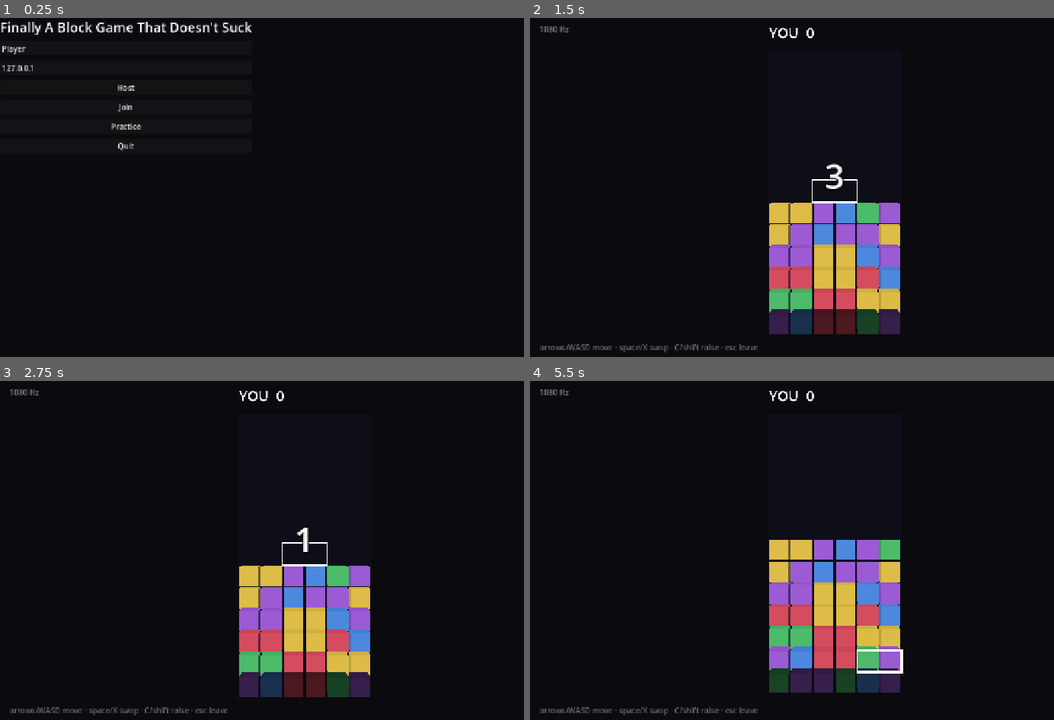
Above: before the commit, frames 1-4 (two rows, left to right).
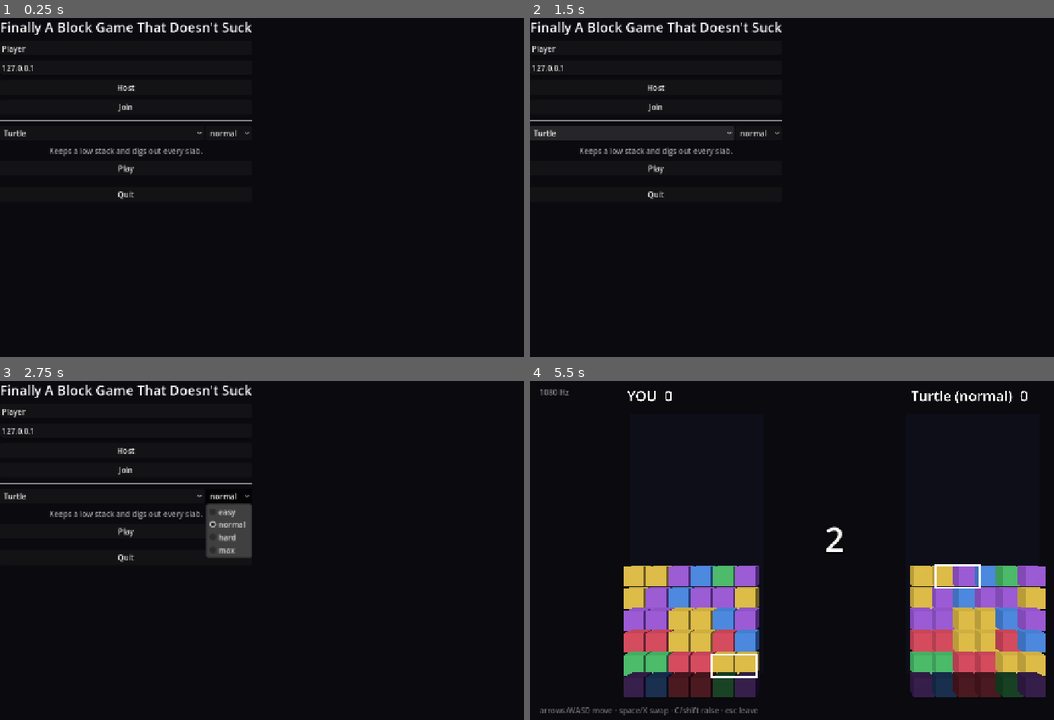
Above: after the commit, the same moments.

Repository: n17r4m/finallyablockgamethatdoesntsuck
Game: Godot game, scene res://scenes/boot.tscn
Two runs of this game, one before a commit and one after it. Both use one fixed random seed, a clock stepped at 60 frames per second and the inputs below.
Inputs (mouse positions are in pixels of both pictures, inside the frame that each line leads up to):
- Up to frame 1 (0.25 s): no input
- Up to frame 2 (1.5 s): click (655, 126) at 0.5 s, where only the run before the commit has a clickable "Practice"; click (629, 133) at 1.25 s, where only the run after the commit has a clickable "Turtle"
- Up to frame 3 (2.75 s): click (230, 496) at 2 s, where only the run after the commit has a clickable "normal"
- Up to frame 4 (5.5 s): click (760, 496) at 2.75 s, where only the run after the commit has a clickable "normal"; click (655, 530) at 3.5 s, where only the run after the commit has a clickable "Play"; move the mouse to (970, 533) at 4.27 s; hold Right (right) 4.28-5.03 s; tap C (raise) at 4.35, 5.3 s; click (970, 533) at 4.42 s; tap Space (swap) at 4.55, 5.1 s; move the mouse to (713, 567) at 5.02 s; hold Down (down) from 5.03 s (still down)

The runs differ from the first frame. In frame 1, 0.8% of the frame differs, in the area x 0-49%, y 30-54%; in frame 2, 13%; in frame 3, 13%; in frame 4, 31%, in the area x 17-99%, y 2-94%.

Commit message:
Add CPU opponents: plan search, personalities, levels
CpuPlayer runs an anytime stochastic search each frame: rollouts and
mutations of current_plan, up to an adjustable depth, scored on a fast
settled-board model with instant cascade resolution and a weighted
board-shape heuristic. Executes plans through ordinary inputs and waits
for falling blocks before touching cells under them.

Five personalities (style weights + quirks) at four levels, picked on the
title screen; --cpu=NAME[:LEVEL] and a looping --demo attract mode. Adds a
CPU sanity test and a round-robin league tool for tuning.

Co-Authored-By: Claude Opus 5.5 <noreply@anthropic.com>

Diff:
--- /dev/null
+++ b/ai/cpu_player.gd
@@ -0,0 +1,389 @@
+class_name CpuPlayer
+extends RefCounted
+## CPU opponent: anytime stochastic search over swap plans, on a fast model.
+##
+## Every frame it
+##   1. projects the real board to how it will look once clears and falls settle
+##      (a W x H byte grid; garbage is a fixed obstacle),
+##   2. samples random swap sequences up to `depth` long — rollouts that pick
+##      each step from the evolving model (every prefix is a candidate), and
+##      mutations of current_plan — scoring each with instant cascade
+##      resolution plus a board-shape heuristic,
+##   3. keeps the best as current_plan if it beats the plan being executed
+##      (re-scored on the fresh projection), and
+##   4. walks the cursor to the plan's next swap and presses it.
+## It only reads the board and returns an input mask, like a player would.
+##
+## Opponents = a personality (style weights + quirks) played at a level
+## (skill: how well it searches and how fast its hands are). Noise doubles as eagerness: a
+## noiseless searcher rarely finds a plan clearly better than waiting.
+
+const W := SimConst.W
+const H := SimConst.H
+const TOP := SimConst.BUF
+const GARBAGE := 7 # model: garbage, an obstacle that matches next to it hit
+const BLOCK := 8 # model: solid and unknown (converting garbage)
+
+const SKILLS := {
+	"easy": {"depth": 1, "samples": 2, "step_frames": 9, "noise": 40.0, "raise": false},
+	"normal": {"depth": 2, "samples": 4, "step_frames": 5, "noise": 14.0, "raise": true},
+	"hard": {"depth": 2, "samples": 10, "step_frames": 2, "noise": 10.0, "raise": true},
+	"max": {"depth": 3, "samples": 16, "step_frames": 1, "noise": 8.0, "raise": true},
+}
+
+## Score-function weights. clear/chain/combo/garbage reward outcomes; the rest shape the board.
+const STYLES := {
+	"balanced": {"clear": 10.0, "chain": 150.0, "combo": 40.0, "garbage": 15.0,
+			"pairs": 2.0, "bump": 3.0, "height": 0.5, "danger": 40.0, "travel": 1.5},
+	"chainer": {"clear": 6.0, "chain": 320.0, "combo": 20.0, "garbage": 10.0,
+			"pairs": 4.0, "bump": 2.0, "height": 0.3, "danger": 40.0, "travel": 1.0},
+	"comboer": {"clear": 10.0, "chain": 90.0, "combo": 140.0, "garbage": 15.0,
+			"pairs": 3.0, "bump": 3.0, "height": 0.5, "danger": 40.0, "travel": 1.5},
+	"turtle": {"clear": 14.0, "chain": 100.0, "combo": 30.0, "garbage": 45.0,
+			"pairs": 1.0, "bump": 5.0, "height": 2.0, "danger": 90.0, "travel": 1.0},
+}
+
+## The roster: name -> {style, blurb, quirks (skill overrides at every level)}.
+const OPPONENTS := {
+	"Turtle": {"style": "turtle", "blurb": "Keeps a low stack and digs out every slab.", "quirks": {}},
+	"Brawler": {"style": "comboer", "blurb": "Lives for the big combo.", "quirks": {}},
+	"Architect": {"style": "chainer", "blurb": "Builds towers that fall into chains.", "quirks": {"depth": 3}},
+	"Blitz": {"style": "balanced", "blurb": "Fast hands, shallow thoughts.", "quirks": {"depth": 1, "step_frames": 1}},
+	"Overmind": {"style": "balanced", "blurb": "No quirks. Just good.", "quirks": {}},
+}
+const LEVELS := ["easy", "normal", "hard", "max"]
+
+var depth: int # longest plan considered
+var samples: int # plans sampled per frame
+var step_frames: int # frames per cursor step / swap press
+var noise: float # score jitter: higher = sloppier choices
+var use_raise: bool
+var w := {} # style weights
+
+var current_plan: Array[Vector2i] = [] # swaps (left cell x, visible row y from top), next first
+var current_value := -INF
+
+var _rng := RandomNumberGenerator.new()
+var _frame := 0
+var _released := true
+var _last_rise := 0
+var _cursor := Vector2i.ZERO
+
+
+func _init(skill: String, style: String, rng_seed: int) -> void:
+	var p: Dictionary = SKILLS[skill]
+	depth = p.depth
+	samples = p.samples
+	step_frames = p.step_frames
+	noise = p.noise
+	use_raise = p.raise
+	w = STYLES[style].duplicate()
+	_rng.seed = rng_seed
+
+
+static func opponent(name: String, level: String, rng_seed: int) -> CpuPlayer:
+	var o: Dictionary = OPPONENTS[name]
+	var cpu := CpuPlayer.new(level, o.style, rng_seed)
+	for k: String in o.quirks:
+		cpu.set(k, o.quirks[k])
+	return cpu
+
+
+## Call once per frame with the board this CPU controls; returns its input mask.
+func next_input(b: SimBoard) -> int:
+	_frame += 1
+	if b.rise < _last_rise:
+		current_plan.clear() # the stack pushed up a row; plan coordinates are stale
+	_last_rise = b.rise
+	_cursor = Vector2i(b.cursor_x, b.cursor_y - TOP)
+	var g := project(b)
+	_think(g)
+	return _act(b, g)
+
+
+# --- search -------------------------------------------------------------------
+
+func _think(g: PackedByteArray) -> void:
+	var moves := _valid_swaps(g)
+	var idle := evaluate(g, [])
+	current_value = evaluate(g, current_plan) if not current_plan.is_empty() else -INF
+	var best := current_plan
+	var best_v := maxf(current_value, idle)
+	if best_v == idle and current_value < idle:
+		best = []
+	if moves.is_empty():
+		current_plan = best
+		return
+	for k in samples:
+		var plan: Array[Vector2i]
+		var v: float
+		if not current_plan.is_empty() and _rng.randf() < 0.35:
+			plan = _mutate(current_plan, moves)
+			v = evaluate(g, plan)
+		else:
+			plan = []
+			v = _rollout(g, plan)
+		v += _rng.randf_range(-noise, noise)
+		if v > best_v:
+			best_v = v
+			best = plan
+	if best != current_plan:
+		current_plan = best
+		current_value = best_v
+
+
+## Random walk of up to `depth` swaps, each drawn from the model as it evolves.
+## Fills `plan` with the best-scoring prefix and returns its value.
+func _rollout(g: PackedByteArray, plan: Array[Vector2i]) -> float:
+	var m := g.duplicate()
+	var total := 0.0
+	var travel := 0
+	var pos := _cursor
+	var discount := 1.0
+	var walk: Array[Vector2i] = []
+	var best_v := -INF
+	var best_len := 0
+	for k in depth:
+		var moves := _valid_swaps(m)
+		if moves.is_empty():
+			break
+		var s := moves[_rng.randi() % moves.size()]
+		_swap(m, s.x, s.y)
+		walk.append(s)
+		travel += absi(s.x - pos.x) + absi(s.y - pos.y)
+		pos = s
+		total += _reward(_resolve(m)) * discount
+		discount *= 0.85
+		var v: float = total + _shape(m) - travel * w.travel - walk.size() * 2.0
+		if v > best_v:
+			best_v = v
+			best_len = walk.size()
+	plan.assign(walk.slice(0, best_len))
+	return best_v
+
+
+func _mutate(plan: Array[Vector2i], moves: Array[Vector2i]) -> Array[Vector2i]:
+	var p := plan.duplicate()
+	var r := _rng.randi() % 3
+	if r == 0 or p.size() >= depth:
+		p[_rng.randi() % p.size()] = moves[_rng.randi() % moves.size()]
+	elif r == 1:
+		p.append(moves[_rng.randi() % moves.size()])
+	elif p.size() > 1:
+		p.remove_at(p.size() - 1)
+	return p
+
+
+## Score of executing `plan` on model grid g: discounted cascade rewards,
+## final board shape, minus cursor travel.
+func evaluate(g: PackedByteArray, plan: Array[Vector2i]) -> float:
+	var m := g.duplicate()
+	var total := 0.0
+	var travel := 0
+	var pos := _cursor
+	var discount := 1.0
+	for s in plan:
+		if not _swap(m, s.x, s.y):
+			return -INF
+		travel += absi(s.x - pos.x) + absi(s.y - pos.y)
+		pos = s
+		total += _reward(_resolve(m)) * discount
+		discount *= 0.85
+	return total + _shape(m) - travel * w.travel - plan.size() * 2.0
+
+
+## Vector4i(chain links, panels cleared, biggest combo, garbage cells hit)
+func _reward(r: Vector4i) -> float:
+	var v: float = r.y * w.clear + r.w * w.garbage
+	if r.x >= 2:
+		v += w.chain * (r.x - 1) * (r.x - 1)
+	if r.z >= 4:
+		v += w.combo * (r.z - 3)
+	return v
+
+
+func _shape(m: PackedByteArray) -> float:
+	var heights := PackedInt32Array()
+	heights.resize(W)
+	var pairs := 0
+	for x in W:
+		for y in H:
+			if m[y * W + x] != 0:
+				heights[x] = H - y
+				break
+	for y in H:
+		for x in W:
+			var c := m[y * W + x]
+			if c == 0 or c > SimConst.COLORS:
+				continue
+			if x < W - 1 and m[y * W + x + 1] == c:
+				pairs += 1
+			if y < H - 1 and m[(y + 1) * W + x] == c:
+				pairs += 1
+	var bump := 0
+	var total := 0
+	var top := 0
+	for x in W:
+		total += heights[x]
+		top = maxi(top, heights[x])
+		if x > 0:
+			bump += absi(heights[x] - heights[x - 1])
+	var danger := maxi(top - 7, 0)
+	return pairs * w.pairs - bump * w.bump - total * w.height - danger * danger * w.danger
+
+
+# --- model --------------------------------------------------------------------
+
+## The real board as it will be once current clears and falls play out.
+func project(b: SimBoard) -> PackedByteArray:
+	var g := PackedByteArray()
+	g.resize(W * H)
+	for i in W * H:
+		var r := TOP * W + i
+		var c := b.color[r]
+		if c == 0:
+			continue
+		if b.gid[r] != 0:
+			g[i] = BLOCK if b.st[r] == SimBoard.MATCHED else GARBAGE
+		elif b.st[r] != SimBoard.MATCHED:
+			g[i] = c
+	_gravity(g)
+	_resolve(g) # a chain already in flight isn't the plan's doing
+	return g
+
+
+func _valid_swaps(g: PackedByteArray) -> Array[Vector2i]:
+	var out: Array[Vector2i] = []
+	for y in H:
+		for x in W - 1:
+			var a := g[y * W + x]
+			var c := g[y * W + x + 1]
+			if a != c and a <= SimConst.COLORS and c <= SimConst.COLORS:
+				out.append(Vector2i(x, y))
+	return out
+
+
+func _swap(m: PackedByteArray, x: int, y: int) -> bool:
+	var i := y * W + x
+	var a := m[i]
+	var c := m[i + 1]
+	if a == c or a > SimConst.COLORS or c > SimConst.COLORS:
+		return false
+	m[i] = c
+	m[i + 1] = a
+	_gravity(m)
+	return true
+
+
+## Panels fall; garbage and blocks stay put and hold up what's above them.
+func _gravity(m: PackedByteArray) -> void:
+	for x in W:
+		var write := H - 1
+		for y in range(H - 1, -1, -1):
+			var c := m[y * W + x]
+			if c == 0:
+				continue
+			if c > SimConst.COLORS:
+				write = y - 1
+			else:
+				if write != y:
+					m[write * W + x] = c
+					m[y * W + x] = 0
+				write -= 1
+
+
+## Clears matches and cascades until stable.
+func _resolve(m: PackedByteArray) -> Vector4i:
+	var links := 0
+	var cleared := 0
+	var combo := 0
+	var hits := 0
+	var mark := PackedByteArray()
+	mark.resize(W * H)
+	while true:
+		mark.fill(0)
+		var n := 0
+		for y in H:
+			for x in W:
+				var c := m[y * W + x]
+				if c == 0 or c > SimConst.COLORS:
+					continue
+				if x <= W - 3 and m[y * W + x + 1] == c and m[y * W + x + 2] == c:
+					mark[y * W + x] = 1
+					mark[y * W + x + 1] = 1
+					mark[y * W + x + 2] = 1
+				if y <= H - 3 and m[(y + 1) * W + x] == c and m[(y + 2) * W + x] == c:
+					mark[y * W + x] = 1
+					mark[(y + 1) * W + x] = 1
+					mark[(y + 2) * W + x] = 1
+		for i in W * H:
+			if mark[i]:
+				n += 1
+				var x := i % W
+				for j: int in [i - W, i + W, i - 1 if x > 0 else -1, i + 1 if x < W - 1 else -1]:
+					if j >= 0 and j < W * H and m[j] == GARBAGE:
+						hits += 1
+				m[i] = 0
+		if n == 0:
+			break
+		links += 1
+		cleared += n
+		combo = maxi(combo, n)
+		_gravity(m)
+	return Vector4i(links, cleared, combo, hits)
+
+
+# --- execution ----------------------------------------------------------------
+
+func _act(b: SimBoard, g: PackedByteArray) -> int:
+	var held := 0
+	if use_raise and not b.has_matched and b.chain_n == 1 and b.gar_q.is_empty() and _stack_height(g) < 4:
+		held = SimConst.RAISE
+	# Alternate press / release so every step is a fresh edge.
+	if not _released or _frame % step_frames != 0:
+		_released = true
+		return held
+	if current_plan.is_empty():
+		return held
+	var t := current_plan[0]
+	var dir := 0
+	if t.y < _cursor.y:
+		dir = SimConst.UP
+	elif t.y > _cursor.y:
+		dir = SimConst.DOWN
+	elif t.x < _cursor.x:
+		dir = SimConst.LEFT
+	elif t.x > _cursor.x:
+		dir = SimConst.RIGHT
+	if dir != 0:
+		_released = false
+		return dir | held
+	var i := b.cursor_y * W + b.cursor_x
+	if not (_swappable(b, i) and _swappable(b, i + 1) and _calm_above(b, i) and _calm_above(b, i + 1)):
+		return held # cells busy, or something is still coming down onto them; wait
+	current_plan.remove_at(0)
+	_released = false
+	return SimConst.SWAP | held
+
+
+func _swappable(b: SimBoard, i: int) -> bool:
+	return b.color[i] == 0 or (b.gid[i] == 0 and (b.st[i] == SimBoard.NORMAL or b.st[i] == SimBoard.LAND))
+
+
+## Nothing above cell i in its column is hovering or falling, so the model's
+## assumption that it has landed holds.
+func _calm_above(b: SimBoard, i: int) -> bool:
+	var j := i - W
+	while j >= 0:
+		if b.st[j] == SimBoard.HOVER or b.st[j] == SimBoard.FALL:
+			return false
+		j -= W
+	return true
+
+
+func _stack_height(g: PackedByteArray) -> int:
+	for y in H:
+		for x in W:
+			if g[y * W + x] != 0:
+				return H - y
+	return 0
--- a/autoload/net.gd
+++ b/autoload/net.gd
@@ -14,6 +14,9 @@
 var rtt_ms := 0.0
 var match_seed := 0
 var local_idx := 0
+var cpu_name := "" # offline opponent; "" = endless solo
+var cpu_level := "normal"
+var demo := false # CPU plays your board too (attract mode / footage)
 
 var _ping_t := 0.0
 var _self_ready := false # rematch handshake (host side)
@@ -81,8 +84,11 @@
 	_peer_ready = false
 
 
-func start_practice() -> void:
-	leave()
+## Offline match: vs a CPU personality at a level, or endless solo when name is "".
+func start_practice(name := cpu_name, level := cpu_level) -> void:
+	leave()
+	cpu_name = name
+	cpu_level = level
 	match_seed = randi()
 	local_idx = 0
 	match_started.emit()
--- a/scenes/match.gd
+++ b/scenes/match.gd
@@ -10,12 +10,19 @@
 var _acc := 0 # tick-units * 1e6, so no float drift
 var _last_usec := 0
 var _views: Array[Node] = [] # BoardRenderer3D or BoardRenderer2D, indexed by board
+var _cpu: CpuPlayer # offline opponent on board 1
+var _pilot: CpuPlayer # demo mode: a CPU on your board too
 
 
 func _ready() -> void:
 	_offline = Net.remote_id == 0
 	var delay: int = Config.get_value("net", "input_delay_frames") * SimConst.TICKS_PER_FRAME
-	session = RollbackSession.new(Net.match_seed, Net.local_idx, delay, _offline)
+	var solo := _offline and Net.cpu_name == ""
+	session = RollbackSession.new(Net.match_seed, Net.local_idx, delay, _offline, solo)
+	if _offline and not solo:
+		_cpu = CpuPlayer.opponent(Net.cpu_name, Net.cpu_level, Net.match_seed)
+		if Net.demo:
+			_pilot = CpuPlayer.opponent("Overmind", Net.cpu_level, Net.match_seed + 1)
 	session.desynced.connect(_on_desynced)
 	print("match start seed=%d idx=%d %s" % [Net.match_seed, Net.local_idx, "offline" if _offline else "online"])
 	if not _offline:
@@ -51,9 +58,9 @@
 	world.add_child(we)
 	for p in 2:
 		var v := BoardRenderer3D.new()
-		v.position = Vector3(0.0 if _offline else -6.5 + 13.0 * p, 0, 0)
+		v.position = Vector3(0.0 if _solo() else -6.5 + 13.0 * p, 0, 0)
 		v.label = _label(p)
-		v.visible = not (_offline and p == 1)
+		v.visible = not (_solo() and p == 1)
 		world.add_child(v)
 		_views.append(v)
 
@@ -61,15 +68,21 @@
 func _build_2d() -> void:
 	for p in 2:
 		var v := BoardRenderer2D.new()
-		v.position = Vector2(520.0 if _offline else 280.0 + p * 480.0, 120)
+		v.position = Vector2(520.0 if _solo() else 280.0 + p * 480.0, 120)
 		v.label = _label(p)
-		v.visible = not (_offline and p == 1)
+		v.visible = not (_solo() and p == 1)
 		add_child(v)
 		_views.append(v)
 
 
+func _solo() -> bool:
+	return session.state.solo
+
+
 func _label(p: int) -> String:
-	return "YOU" if p == Net.local_idx else "THEM"
+	if p == Net.local_idx:
+		return "Overmind (%s)" % Net.cpu_level if _pilot else "YOU"
+	return "%s (%s)" % [Net.cpu_name, Net.cpu_level] if _cpu else "THEM"
 
 
 func _exit_tree() -> void:
@@ -92,8 +105,14 @@
 	# Ticks lost to a stall are dropped, not banked: the side that's ahead slows down.
 	_acc = mini(_acc - due * 1_000_000, 1_000_000)
 	if _ended == "":
-		session.set_local_input(Controls.sample())
+		var me := session.local_idx
+		session.set_local_input(_pilot.next_input(session.state.boards[me]) if _pilot else Controls.sample())
+		if _cpu:
+			session.set_remote_input(_cpu.next_input(session.state.boards[1 - me]))
 		session.advance(due)
+	if _pilot and session.state.winner != -1 and session.state.tick % (SimConst.TICK_HZ * 4) < SimConst.TICKS_PER_FRAME:
+		_rematch_sent = true
+		Net.request_rematch() # demo loops
 	if session.state.winner != -1 and not _rematch_sent and Input.is_action_just_pressed("swap"):
 		_rematch_sent = true
 		Net.request_rematch()
@@ -120,13 +139,15 @@
 	elif s.tick < SimConst.COUNTDOWN_TICKS + SimConst.TICK_HZ / 2:
 		big = "GO!"
 	if s.winner != -1:
-		if _offline:
+		if _solo():
 			big = "GAME OVER"
 			small = "score %d" % s.boards[0].score
 		else:
 			big = "DRAW" if s.winner == 2 else ("YOU WIN" if s.winner == session.local_idx else "YOU LOSE")
 		small += ("   waiting for opponent…" if _rematch_sent and not _offline
 				else "   swap for %s · esc for title" % ("retry" if _offline else "rematch"))
+		if _pilot:
+			small = "   demo — esc for title"
 	if _ended != "":
 		big = ""
 		small = _ended
--- a/scenes/title.gd
+++ b/scenes/title.gd
@@ -4,6 +4,9 @@
 var _status: Label
 var _name: LineEdit
 var _address: LineEdit
+var _cpu: OptionButton
+var _level: OptionButton
+var _blurb: Label
 
 
 func _ready() -> void:
@@ -26,7 +29,30 @@
 	_address = _field(box, "Host address", Config.get_value("net", "address"))
 	_button(box, "Host", _host)
 	_button(box, "Join", _join)
-	_button(box, "Practice", Net.start_practice)
+	box.add_child(HSeparator.new())
+	var row := HBoxContainer.new()
+	_cpu = OptionButton.new()
+	_cpu.size_flags_horizontal = SIZE_EXPAND_FILL
+	for n: String in CpuPlayer.OPPONENTS:
+		_cpu.add_item(n)
+	_cpu.add_item("Endless (solo)")
+	_level = OptionButton.new()
+	for l: String in CpuPlayer.LEVELS:
+		_level.add_item(l)
+	_level.select(CpuPlayer.LEVELS.find(Net.cpu_level))
+	if Net.cpu_name in CpuPlayer.OPPONENTS:
+		_cpu.select(CpuPlayer.OPPONENTS.keys().find(Net.cpu_name))
+	row.add_child(_cpu)
+	row.add_child(_level)
+	box.add_child(row)
+	_blurb = Label.new()
+	_blurb.horizontal_alignment = HORIZONTAL_ALIGNMENT_CENTER
+	_blurb.modulate = Color(1, 1, 1, 0.6)
+	box.add_child(_blurb)
+	_cpu.item_selected.connect(_on_cpu_selected)
+	_on_cpu_selected(_cpu.selected)
+	_button(box, "Play", _play_offline)
+	box.add_child(HSeparator.new())
 	if not OS.has_feature("web"):
 		_button(box, "Quit", get_tree().quit)
 
@@ -47,7 +73,27 @@
 			_address.text = args.join
 		_join()
 	elif args.has("practice"):
-		Net.start_practice()
+		Net.start_practice("")
+	elif args.has("cpu") or args.has("demo"):
+		# --cpu=Name[:level], --demo[=Name[:level]] (the CPU plays your board too)
+		var spec: String = str(args.get("cpu", args.get("demo")))
+		var parts := spec.split(":")
+		var name := parts[0] if parts[0] in CpuPlayer.OPPONENTS else "Overmind"
+		Net.demo = args.has("demo")
+		Net.start_practice(name, parts[1] if parts.size() > 1 and parts[1] in CpuPlayer.LEVELS else "hard")
+
+
+func _on_cpu_selected(i: int) -> void:
+	var names: Array = CpuPlayer.OPPONENTS.keys()
+	_level.disabled = i >= names.size()
+	_blurb.text = CpuPlayer.OPPONENTS[names[i]].blurb if i < names.size() else "Just you and the stack."
+
+
+func _play_offline() -> void:
+	var names: Array = CpuPlayer.OPPONENTS.keys()
+	Net.demo = false
+	Net.start_practice(names[_cpu.selected] if _cpu.selected < names.size() else "",
+			CpuPlayer.LEVELS[_level.selected])
 
 
 func _field(box: Container, label: String, value: String) -> LineEdit:
--- a/sim/rollback_session.gd
+++ b/sim/rollback_session.gd
@@ -37,8 +37,8 @@
 var _remote_checks := {}
 
 
-func _init(game_seed: int, idx: int, delay_ticks: int, offline := false) -> void:
-	state = SimState.create(game_seed, offline)
+func _init(game_seed: int, idx: int, delay_ticks: int, offline := false, solo := offline) -> void:
+	state = SimState.create(game_seed, solo)
 	local_idx = idx
 	input_delay = delay_ticks
 	if offline:
@@ -56,6 +56,17 @@
 		ts.append(t)
 		_masks[local_idx].append(mask)
 	_local_frontier = t
+
+
+## Offline only (CPU opponent): the other board's input, effective this tick.
+func set_remote_input(mask: int) -> void:
+	var r := 1 - local_idx
+	var t := state.tick
+	if _ticks[r][-1] == t:
+		_masks[r][-1] = mask
+	elif _masks[r][-1] != mask:
+		_ticks[r].append(t)
+		_masks[r].append(mask)
 
 
 func receive(pkt: Variant) -> void:
--- /dev/null
+++ b/tests/test_cpu.gd
@@ -0,0 +1,76 @@
+extends SceneTree
+## CPU soak: each level plays alone for a while, then hard vs easy plays a match.
+## Checks the CPU actually clears/chains and stays within a frame budget.
+##   godot --headless --path . -s tests/test_cpu.gd
+
+const TPF := SimConst.TICKS_PER_FRAME
+const SOLO_FRAMES := 60 * 90 # 90 s
+const MATCH_FRAMES := 60 * 300 # 5 min cap
+
+var _failed := 0
+
+
+func _init() -> void:
+	for name: String in CpuPlayer.OPPONENTS:
+		_solo(name, "hard")
+	_solo("Overmind", "easy")
+	_ladder("Overmind", "max", "easy", 4)
+	print("PASS" if _failed == 0 else "FAIL (%d)" % _failed)
+	quit(0 if _failed == 0 else 1)
+
+
+func _check(ok: bool, what: String) -> void:
+	print(("  ok   " if ok else "  FAIL ") + what)
+	if not ok:
+		_failed += 1
+
+
+func _solo(name: String, level: String) -> void:
+	var s := SimState.create(7, true)
+	var cpu := CpuPlayer.opponent(name, level, 1)
+	var b := s.boards[0]
+	var best_chain := 1
+	var swaps := 0
+	var usec := 0
+	var worst := 0
+	var frames := 0
+	for f in SOLO_FRAMES:
+		if s.winner != -1:
+			break
+		var t0 := Time.get_ticks_usec()
+		var input := cpu.next_input(b)
+		var dt := Time.get_ticks_usec() - t0
+		usec += dt
+		worst = maxi(worst, dt)
+		frames += 1
+		if input & SimConst.SWAP:
+			swaps += 1
+		for t in TPF:
+			s.step(input, 0)
+			best_chain = maxi(best_chain, b.chain_n)
+	var avg := float(usec) / frames
+	level = "%s/%s" % [name, level]
+	print("  %-15s %3ds alive  score %5d  swaps %4d  best chain x%d  think avg %.0f us, worst %.1f ms" % [
+			level, frames / 60, b.score, swaps, best_chain, avg, worst / 1000.0])
+	_check(b.score > 0 and swaps > 0, "%s CPU swaps and clears" % level)
+	_check(avg < 2000.0, "%s CPU thinks in under 2 ms/frame on average" % level)
+
+
+## Same personality, higher level should win most games (sides alternate).
+func _ladder(name: String, hi: String, lo: String, games: int) -> void:
+	var wins := 0
+	for g in games:
+		var s := SimState.create(11 + g)
+		var flip := g % 2 == 1
+		var a := CpuPlayer.opponent(name, lo if flip else hi, 2 * g + 1)
+		var b := CpuPlayer.opponent(name, hi if flip else lo, 2 * g + 2)
+		var f := 0
+		while f < MATCH_FRAMES and s.winner == -1:
+			var ia := a.next_input(s.boards[0])
+			var ib := b.next_input(s.boards[1])
+			for t in TPF:
+				s.step(ia, ib)
+			f += 1
+		if s.winner == (1 if flip else 0):
+			wins += 1
+	_check(wins >= games - 1, "%s %s beats %s %s in %d of %d" % [name, hi, name, lo, wins, games])
--- /dev/null
+++ b/tools/league.gd
@@ -0,0 +1,39 @@
+extends SceneTree
+## Round-robin of CPU personalities, sides alternating. For tuning styles and,
+## later, harvesting labelled positions for learned weights.
+##   godot --headless --path . -s tools/league.gd -- LEVEL GAMES_PER_PAIR [ROW]
+## ROW limits output to pairings of that roster index (run several in parallel).
+
+
+func _init() -> void:
+	var args := OS.get_cmdline_user_args()
+	var level: String = args[0] if args.size() > 0 else "hard"
+	var games := int(args[1]) if args.size() > 1 else 6
+	var names: Array = CpuPlayer.OPPONENTS.keys()
+	var rows: Array = range(names.size()) if args.size() < 3 else [int(args[2])]
+	for i: int in rows:
+		for j in range(i + 1, names.size()):
+			var wins := [0, 0, 0]
+			for g in games:
+				var flip := g % 2 == 1
+				var winner := _play(names[j] if flip else names[i], names[i] if flip else names[j], level, 500 + g)
+				if flip and winner < 2:
+					winner = 1 - winner
+				wins[winner] += 1
+			print("%-9s vs %-9s %d-%d  (%d draw/timeout)" % [names[i], names[j], wins[0], wins[1], wins[2]])
+	quit()
+
+
+## Returns 0/1 for the winning side, 2 for draw or 5-minute timeout.
+func _play(a_name: String, b_name: String, level: String, game_seed: int) -> int:
+	var s := SimState.create(game_seed)
+	var a := CpuPlayer.opponent(a_name, level, game_seed * 2)
+	var b := CpuPlayer.opponent(b_name, level, game_seed * 2 + 1)
+	var f := 0
+	while f < 60 * 300 and s.winner == -1:
+		var ia := a.next_input(s.boards[0])
+		var ib := b.next_input(s.boards[1])
+		for t in SimConst.TICKS_PER_FRAME:
+			s.step(ia, ib)
+		f += 1
+	return s.winner if s.winner >= 0 else 2
Not shown, added: ai/cpu_player.gd.uid
Not shown, added: tests/test_cpu.gd.uid
Not shown, changed: ROADMAP.md
